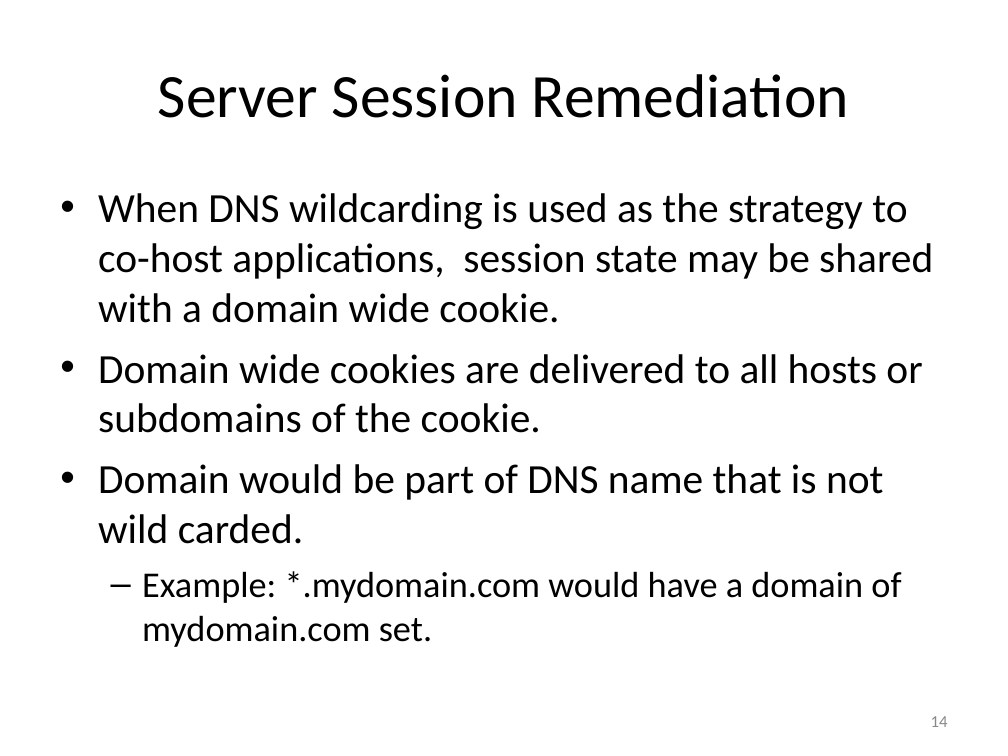
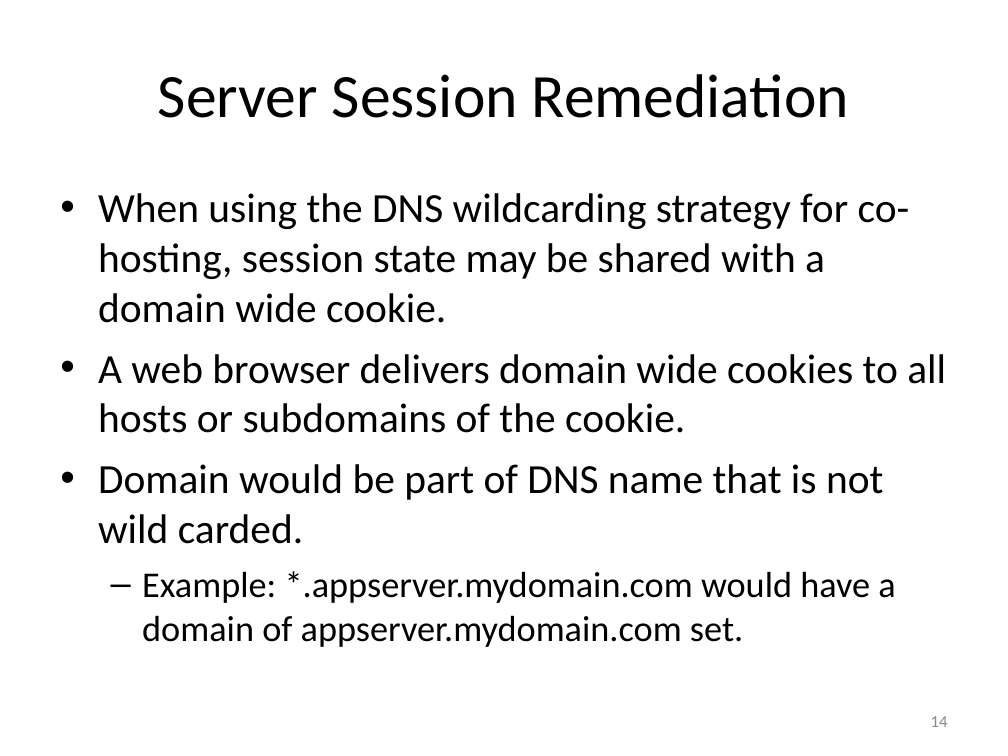
Before and after one commit to EdCharbeneau/CodePaLOUsa, a slide deck: slide 14 of 2013/LocalStorageSecurity/LocalStoragePresentation.ppt. Drawn at 1008x756 pixels with LibreOffice and Linux fonts; fonts in the diff are those of the drawing. Boxes give left, top, right and bottom in pixels: in the first picture for what was removed or moved away, otherwise in the second. Text is boxed around its words. In the diff, an @@ line names an element or a change of style, - is before the commit and + after.

```diff
--- a/2013/LocalStorageSecurity/LocalStoragePresentation.ppt
+++ b/2013/LocalStorageSecurity/LocalStoragePresentation.ppt
@@ text at (x1=98, y1=193, x2=946, y2=433): text changed @@
-• When DNS wildcarding is used as the strategy to co-host applications, session state may be shared with a domain wide cookie.
-• Domain wide cookies are delivered to all hosts or subdomains of the cookie.
+• When using the DNS wildcarding strategy for co-hosting, session state may be shared with a domain wide cookie.
+• A web browser delivers domain wide cookies to all hosts or subdomains of the cookie.
@@ text at (x1=142, y1=571, x2=895, y2=647): text changed @@
-  – Example: *.mydomain.com would have a domain of mydomain.com set.
+  – Example: *.appserver.mydomain.com would have a domain of appserver.mydomain.com set.
```
Also in this commit, not shown: 12 other slides changed.
